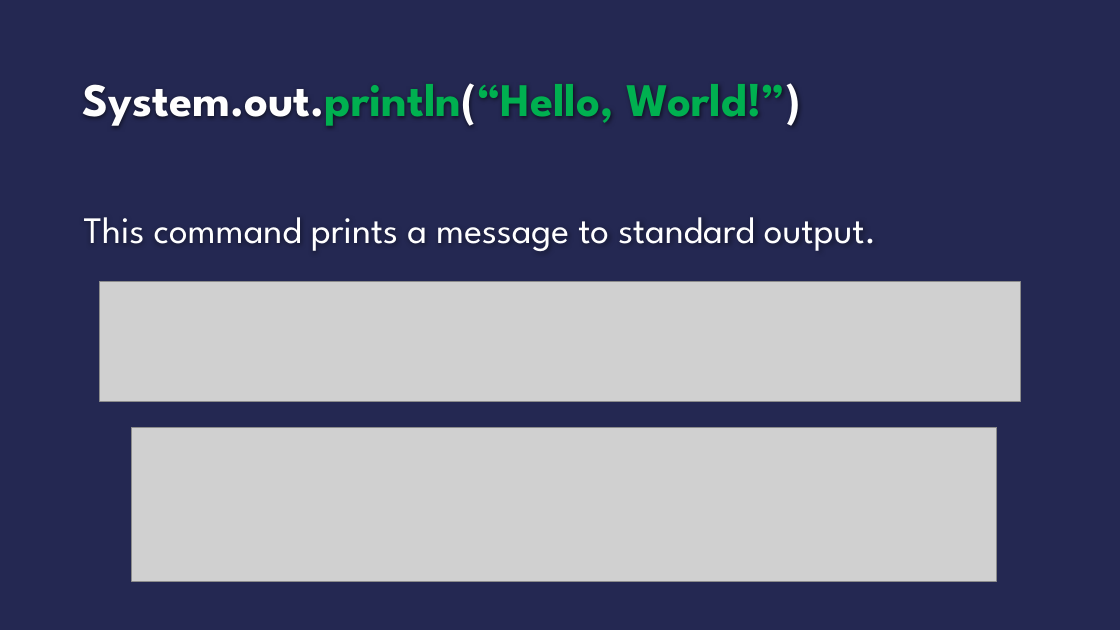
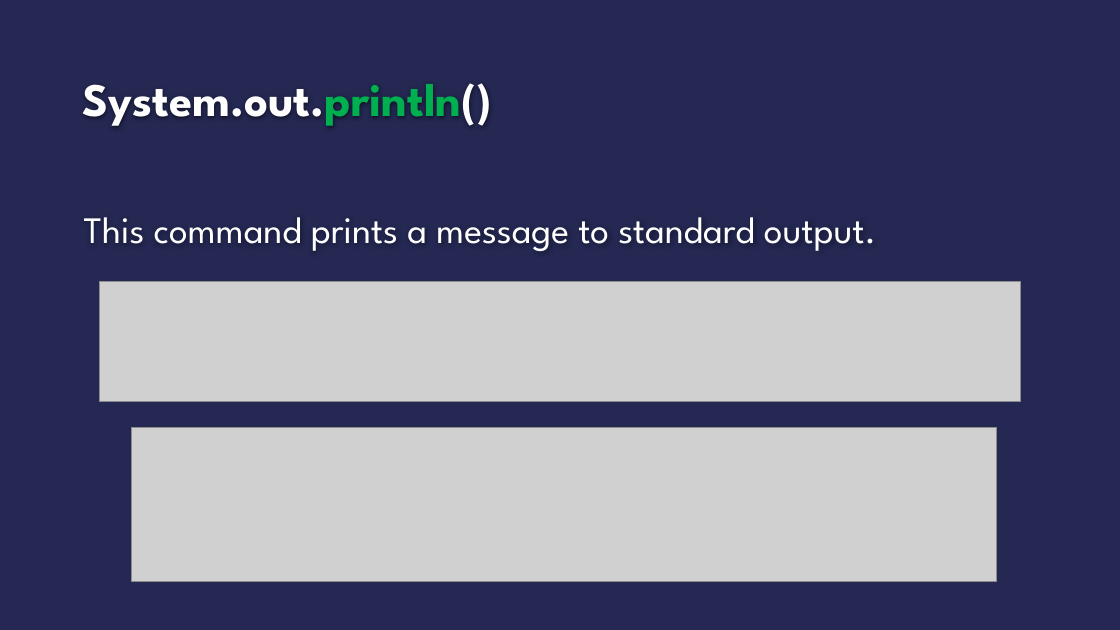
Before and after one commit to msantiago9/Marj, a slide deck: slide 3 of static/ppts/AP2-1.pptx. Drawn at 1120x630 pixels with LibreOffice and Linux fonts; fonts in the diff are those of the drawing; grey boxes stand for pictures; background and template pictures are left out. Boxes give left, top, right and bottom in pixels: in the first picture for what was removed or moved away, otherwise in the second. Text is boxed around its words. In the diff, an @@ line names an element or a change of style, - is before the commit and + after.

```diff
--- a/static/ppts/AP2-1.pptx
+++ b/static/ppts/AP2-1.pptx
@@ title at (83, 83, 492, 126): text changed; text colour #00B050 to #FEFEFE @@
-System.out.println(“Hello, World!”)
+System.out.println()
```
Also in this commit, not shown: 4 other slides changed, 5 other files.
